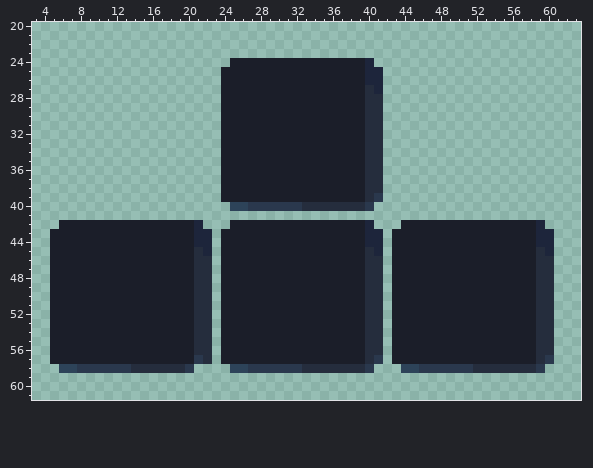
Pixel-art file -- Art/UI/KeyButton.ase. Above: the version before the commit.
64x64 pixels, 1 frame. Shown: x 3..63, y 20..61.
Once edited:
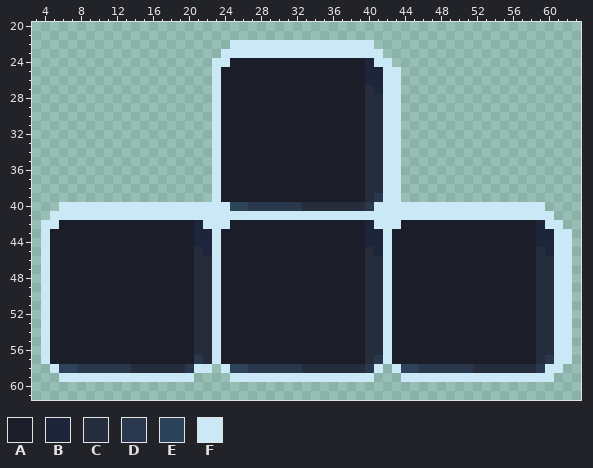
Palette (. is transparent): A #1b1e29  B #1d253b  C #252d3d  D #2a384d  E #2d4359  F #cbe8f7
The author wrote: Control screen made. Need Enter button implementation
The exact change:
There is now colour F in row 22 at x 25 to 40; in row 23 at x 24 to 41; in row 24 at x 23 to 24 and 41 to 42; in rows 25 to 39 at x 23 and 42 to 43; in row 40 at x 6 to 24 and 41 to 59; in row 41 at x 5 to 60.
There is now colour F in row 42 at x 4 to 5, 22 to 24, 41 to 43 and 60 to 61; in rows 43 to 57 at x 4, 23, 42 and 61 to 62; in row 58 at x 5, 21 to 22, 24, 41, 43 and 60 to 61; in row 59 at x 6 to 20, 25 to 40 and 44 to 60.
Boxes around the changes in both pictures, in picture pixels (x1, y1, x2, y2):
added: (41, 40, 572, 382)
